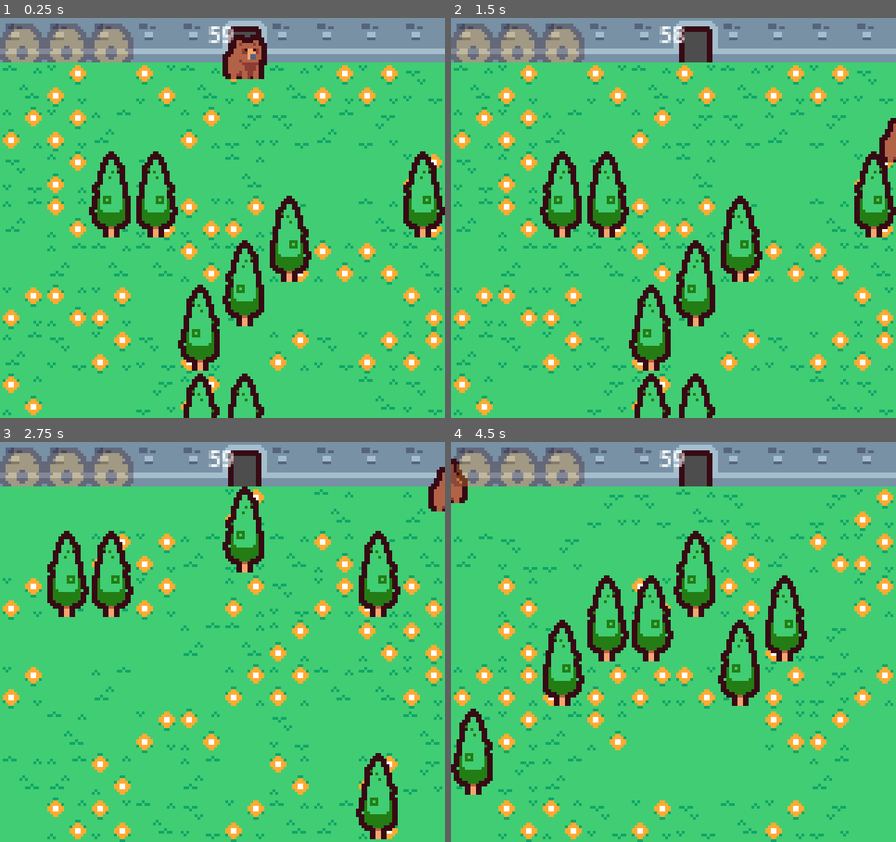
Above: before the commit, frames 1-4 (two rows, left to right).
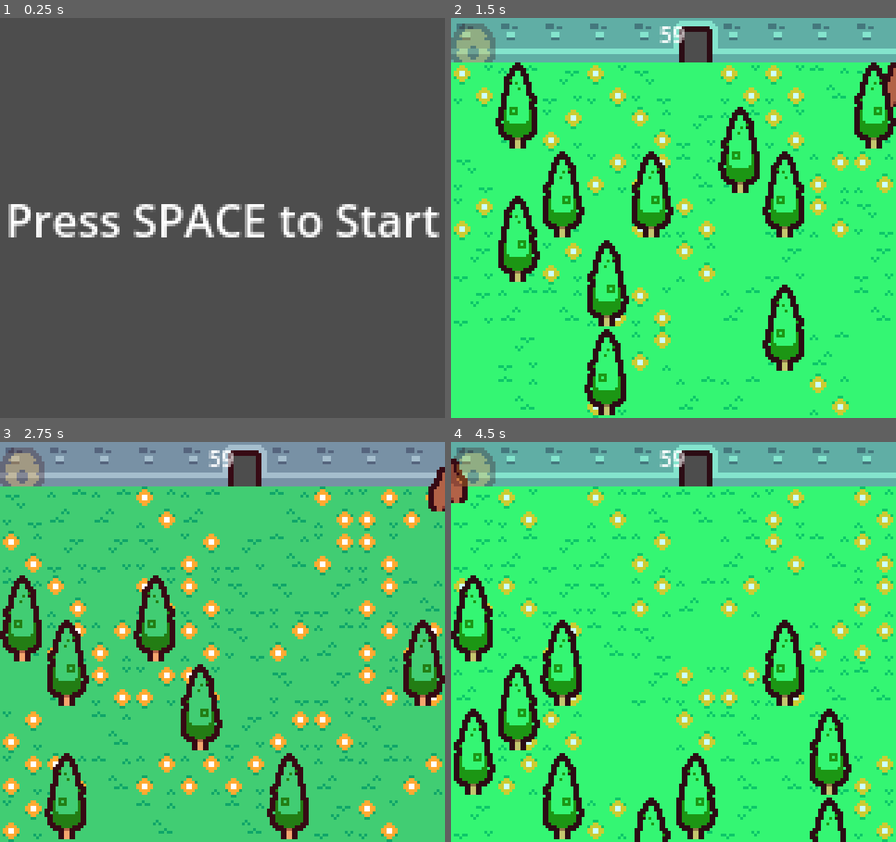
Above: after the commit, the same moments.

Repository: QuantumDamage/Seasonal-Consequences
Game: Godot game, scene res://scenes/MainMenu.tscn
Two runs of this game, one before a commit and one after it. Both use one fixed random seed, a clock stepped at 60 frames per second and the inputs below. Before the commit the project starts from res://scenes/Main.tscn.
Inputs:
- Up to frame 1 (0.25 s): no input
- Up to frame 2 (1.5 s): tap Space (ui_select) at 0.5, 0.6, 0.77, 1.07 s; hold Right (ui_right) 0.53-1.28 s; hold Down (ui_down) from 1.28 s (still down); tap U (pora_roku) at 1.35 s
- Up to frame 3 (2.75 s): tap Space (ui_select) at 1.52, 1.55, 1.82, 2.1 s; tap E (restart) at 2 s; release Down (ui_down) at 2.03 s; hold Right (ui_right) from 2.03 s (still down)
- Up to frame 4 (4.5 s): release Right (ui_right) at 2.78 s; hold Up (ui_up) 2.78-3.53 s; tap U (pora_roku) at 2.85, 4.35 s; tap Space (ui_select) at 3.02, 3.05, 3.32, 3.6, 3.77, 4.07 s; tap E (restart) at 3.5 s; hold Left (ui_left) from 3.53 s (still down)

The runs differ from the first frame. In frame 1, 100% of the frame differs, in the area x 0-100%, y 0-100%; in frame 2, 98%; in frame 3, 27%; in frame 4, 97%.

Commit message:
seems to be working

Diff:
--- a/project.godot
+++ b/project.godot
@@ -11,7 +11,7 @@
 [application]
 
 config/name="Seasonal-Consequences"
-run/main_scene="res://scenes/Main.tscn"
+run/main_scene="res://scenes/MainMenu.tscn"
 config/features=PackedStringArray("4.2", "GL Compatibility")
 config/icon="res://icon.svg"
 
--- /dev/null
+++ b/scenes/CollectablesDisplayManager.tscn
@@ -0,0 +1,6 @@
+[gd_scene load_steps=2 format=3 uid="uid://c8q2p7pu2c8bm"]
+
+[ext_resource type="Script" path="res://scripts/CollectablesDisplayManager.gd" id="1_76mk6"]
+
+[node name="CollectablesDisplayManager" type="Node2D"]
+script = ExtResource("1_76mk6")
--- /dev/null
+++ b/scenes/EndGame.tscn
@@ -0,0 +1,35 @@
+[gd_scene load_steps=2 format=3 uid="uid://ob0473g3n6tm"]
+
+[ext_resource type="Script" path="res://scripts/EndGame.gd" id="1_coh27"]
+
+[node name="EndGame" type="Node2D"]
+script = ExtResource("1_coh27")
+
+[node name="CanvasLayer" type="CanvasLayer" parent="."]
+
+[node name="Label" type="Label" parent="CanvasLayer"]
+anchors_preset = 8
+anchor_left = 0.5
+anchor_top = 0.5
+anchor_right = 0.5
+anchor_bottom = 0.5
+offset_left = -80.0
+offset_top = -31.0
+offset_right = 76.0
+offset_bottom = -8.0
+grow_horizontal = 2
+grow_vertical = 2
+text = "Thank You!
+Your score was:"
+horizontal_alignment = 1
+vertical_alignment = 1
+
+[node name="Label2" type="Label" parent="CanvasLayer"]
+anchors_preset = 10
+anchor_right = 1.0
+offset_top = 90.0
+offset_bottom = 113.0
+grow_horizontal = 2
+text = "0"
+horizontal_alignment = 1
+vertical_alignment = 1
--- a/scenes/Main.tscn
+++ b/scenes/Main.tscn
@@ -10,7 +10,8 @@
 [ext_resource type="PackedScene" uid="uid://blcavevd3ec8i" path="res://scenes/Wall.tscn" id="6_rn1i6"]
 [ext_resource type="Script" path="res://scripts/WorldTileMap.gd" id="7_0hok2"]
 [ext_resource type="Script" path="res://scripts/BackgroundMusic.gd" id="9_lk64l"]
-[ext_resource type="Script" path="res://scripts/CollectablesDisplayManager.gd" id="11_68jkx"]
+[ext_resource type="PackedScene" uid="uid://butkbjv3nm83d" path="res://scenes/Score.tscn" id="9_o7cn6"]
+[ext_resource type="PackedScene" uid="uid://c8q2p7pu2c8bm" path="res://scenes/CollectablesDisplayManager.tscn" id="12_kg0i1"]
 
 [sub_resource type="TileSetAtlasSource" id="TileSetAtlasSource_6nu7n"]
 texture = ExtResource("1_g0yv5")
@@ -1849,6 +1850,8 @@
 [node name="Bear" parent="." instance=ExtResource("1_yn174")]
 position = Vector2(88, 8)
 
+[node name="Score" parent="Bear" instance=ExtResource("9_o7cn6")]
+
 [node name="Wall" parent="." instance=ExtResource("6_rn1i6")]
 position = Vector2(-24, 0)
 
@@ -1882,5 +1885,4 @@
 [node name="BackgroundMusic" type="AudioStreamPlayer" parent="."]
 script = ExtResource("9_lk64l")
 
-[node name="CollectablesDisplayManager" type="Node2D" parent="."]
-script = ExtResource("11_68jkx")
+[node name="CollectablesDisplayManager" parent="." instance=ExtResource("12_kg0i1")]
--- /dev/null
+++ b/scenes/MainMenu.tscn
@@ -0,0 +1,22 @@
+[gd_scene load_steps=2 format=3 uid="uid://cyismk14eq823"]
+
+[ext_resource type="Script" path="res://scripts/MainMenu.gd" id="1_v435r"]
+
+[node name="MainMenu" type="Node2D"]
+script = ExtResource("1_v435r")
+
+[node name="CanvasLayer" type="CanvasLayer" parent="."]
+
+[node name="Label" type="Label" parent="CanvasLayer"]
+anchors_preset = 8
+anchor_left = 0.5
+anchor_top = 0.5
+anchor_right = 0.5
+anchor_bottom = 0.5
+offset_left = -78.0
+offset_top = -11.5
+offset_right = 78.0
+offset_bottom = 11.5
+grow_horizontal = 2
+grow_vertical = 2
+text = "Press SPACE to Start"
--- /dev/null
+++ b/scenes/Score.tscn
@@ -0,0 +1,135 @@
+[gd_scene load_steps=6 format=3 uid="uid://butkbjv3nm83d"]
+
+[ext_resource type="Script" path="res://scenes/ScoreLabels.gd" id="1_77sdx"]
+
+[sub_resource type="LabelSettings" id="LabelSettings_xyxy0"]
+font_size = 8
+
+[sub_resource type="LabelSettings" id="LabelSettings_b821r"]
+font_size = 8
+
+[sub_resource type="LabelSettings" id="LabelSettings_h3p32"]
+font_size = 8
+
+[sub_resource type="LabelSettings" id="LabelSettings_f254e"]
+font_size = 8
+
+[node name="Score" type="Node2D"]
+
+[node name="CanvasLayer" type="CanvasLayer" parent="."]
+script = ExtResource("1_77sdx")
+
+[node name="Spring" type="Label" parent="CanvasLayer"]
+visible = false
+anchors_preset = -1
+anchor_bottom = -0.0347222
+offset_top = 9.0
+offset_right = 160.0
+offset_bottom = 26.0
+text = "Spring:"
+label_settings = SubResource("LabelSettings_xyxy0")
+horizontal_alignment = 1
+metadata/_edit_use_anchors_ = true
+
+[node name="SpringScore" type="Label" parent="CanvasLayer"]
+visible = false
+anchors_preset = -1
+anchor_right = 1.0
+anchor_bottom = -0.0347222
+offset_top = 21.0
+offset_bottom = 38.0
+grow_horizontal = 2
+text = "0	"
+label_settings = SubResource("LabelSettings_b821r")
+horizontal_alignment = 1
+metadata/_edit_use_anchors_ = true
+
+[node name="Summer" type="Label" parent="CanvasLayer"]
+visible = false
+anchors_preset = -1
+anchor_right = 1.0
+anchor_bottom = -0.0347222
+offset_top = 33.0
+offset_bottom = 50.0
+grow_horizontal = 2
+text = "Summer:
+"
+label_settings = SubResource("LabelSettings_h3p32")
+horizontal_alignment = 1
+metadata/_edit_use_anchors_ = true
+
+[node name="SummerScore" type="Label" parent="CanvasLayer"]
+visible = false
+anchors_preset = -1
+anchor_right = 1.0
+anchor_bottom = -0.0347222
+offset_top = 45.0
+offset_bottom = 62.0
+grow_horizontal = 2
+text = "0	"
+label_settings = SubResource("LabelSettings_f254e")
+horizontal_alignment = 1
+metadata/_edit_use_anchors_ = true
+
+[node name="Autumn" type="Label" parent="CanvasLayer"]
+visible = false
+anchors_preset = -1
+anchor_right = 1.0
+anchor_bottom = -0.0347222
+offset_top = 57.0
+offset_bottom = 74.0
+grow_horizontal = 2
+text = "Autumn:"
+label_settings = SubResource("LabelSettings_f254e")
+horizontal_alignment = 1
+metadata/_edit_use_anchors_ = true
+
+[node name="AutumnScore" type="Label" parent="CanvasLayer"]
+visible = false
+anchors_preset = -1
+anchor_right = 1.0
+anchor_bottom = -0.0347222
+offset_top = 69.0
+offset_bottom = 86.0
+grow_horizontal = 2
+text = "0	"
+label_settings = SubResource("LabelSettings_f254e")
+horizontal_alignment = 1
+metadata/_edit_use_anchors_ = true
+
+[node name="Total" type="Label" parent="CanvasLayer"]
+visible = false
+anchors_preset = -1
+anchor_right = 1.0
+anchor_bottom = -0.0347222
+offset_top = 81.0
+offset_bottom = 98.0
+grow_horizontal = 2
+text = "Total:"
+label_settings = SubResource("LabelSettings_f254e")
+horizontal_alignment = 1
+metadata/_edit_use_anchors_ = true
+
+[node name="TotalScore" type="Label" parent="CanvasLayer"]
+visible = false
+anchors_preset = -1
+anchor_right = 1.0
+anchor_bottom = -0.0347222
+offset_top = 93.0
+offset_bottom = 110.0
+grow_horizontal = 2
+text = "0"
+label_settings = SubResource("LabelSettings_f254e")
+horizontal_alignment = 1
+metadata/_edit_use_anchors_ = true
+
+[node name="Space" type="Label" parent="CanvasLayer"]
+anchors_preset = -1
+anchor_right = 1.0
+anchor_bottom = -0.0347222
+offset_top = 125.0
+offset_bottom = 142.0
+grow_horizontal = 2
+text = "SPACE"
+horizontal_alignment = 1
+metadata/_edit_use_anchors_ = true
--- /dev/null
+++ b/scenes/ScoreLabels.gd
@@ -0,0 +1,4 @@
+extends CanvasLayer
+
+func update_score(label, value):
+	self.get_node(label).text = str(value)
--- a/scripts/BackgroundMusic.gd
+++ b/scripts/BackgroundMusic.gd
@@ -1,8 +1,17 @@
 extends AudioStreamPlayer
+var path
 
-func _ready():
+func start_music(season):
 	# Ładowanie pliku audio
-	var music = load("res://assets/fsm-team-escp-early-bird.mp3")
+	if season == 0:
+		path = "res://assets/fsm-team-escp-early-bird.mp3"
+	elif season == 1:
+		path = "res://assets/surf-house-productions-endless-summer.mp3"
+	elif season == 2:
+		path = "res://assets/vlad-gluschenko-autumn-walk.mp3"
+	else:
+		path = "res://assets/alex-productions-winter-spa.mp3"
+	var music = load(path)
 	if music:
 		self.stream = music
 		self.autoplay = true
--- a/scripts/CollectablesDisplayManager.gd
+++ b/scripts/CollectablesDisplayManager.gd
@@ -9,6 +9,8 @@
 var beehive_texture = preload("res://assets/town_packed_converted.png")
 
 func initialize(n: int):
+	#collected_beehives = 0
+	#beehive_slots = []
 	BEEHIVE_SLOTS = n
 	for i in range(BEEHIVE_SLOTS):
 		var slot = Sprite2D.new()
--- /dev/null
+++ b/scripts/EndGame.gd
@@ -0,0 +1,16 @@
+extends Node2D
+
+func _process(delta):
+	if Input.is_action_just_pressed("ui_select"):
+		get_tree().quit()
+
+
+var score = 0
+
+func _ready():
+	$CanvasLayer/Label2.text = str(score)
+
+func set_score(new_score):
+	score = new_score
+	if $CanvasLayer/Label2:
+		$CanvasLayer/Label2.text = str(score)
--- a/scripts/Main.gd
+++ b/scripts/Main.gd
@@ -5,7 +5,9 @@
 @onready var hunter_container = $HunterContainer
 @onready var beehive_container = $Beehivecontainer
 @onready var fish_container = $FishContainer
-
+@onready var music_player = $BackgroundMusic
+
+@onready var score_scene = $Bear/Score/CanvasLayer
 var bee_scene = preload("res://scenes/Bee.tscn")
 var hunter_scene = preload("res://scenes/Hunter.tscn")
 var beehive_scene = preload("res://scenes/Beehive.tscn")
@@ -15,42 +17,84 @@
 const BEE_CHANCE = 0.005
 const TREE_CHANCE = 0.1
 
+var game_over = false
+var paused = false
 var current_season = 0  # 0: Spring, 1: Summer, 2: Autumn, 3: Winter
 var seasons = ["spring", "summer", "autumn", "winter"]
 var season_duration = 60  # 1 minutes per season
 var season_time = 0
 var bear_energy = 100
 var collected_food = 0
-var current_score = 0
+var current_score = INF
 @onready var hud = $"Bear/HUD"
+@onready var beehive_display = $CollectablesDisplayManager
+
+var scores = {
+	0: 0,
+	1: 0,
+	2: 0,
+}
 
 var season_requirements = {
-	"spring" : {"beehive": 3, "fish": 2},
-	"summer" : {"beehive": 4, "fish": 3},
-	"autumn" : {"beehive": 5, "fish": 4}
+	"spring" : {"beehive": 1, "fish": 2},
+	"summer" : {"beehive": 2, "fish": 3},
+	"autumn" : {"beehive": 3, "fish": 4},
+	#"winter" : {"beehive": 0, "fish": 0},
+	#"spring" : {"beehive": 3, "fish": 2},
+	#"summer" : {"beehive": 4, "fish": 3},
+	#"autumn" : {"beehive": 5, "fish": 4}
 } # for now, enemies will be in the same numbers as collectables
 const BEEHIVE_CHANCE = 0.02
 const FISH_CHANCE = 0.02
-
-var beehive_display
+var CollectablesDisplayManager = preload("res://scenes/CollectablesDisplayManager.tscn")
+
+func start_season(season):
+	tile_map.change_season(season)
+	spawn_display(season)
+	spawn_enemies(season)
+	spawn_collecables(season)
+	if season == 3:
+		bear.position = tile_map.map_to_local(Vector2(5, 99))
+		game_over = true
+	music_player.start_music(season)
+
+func spawn_display(season):
+	# Usuń istniejący display, jeśli istnieje
+	if beehive_display:
+		beehive_display.queue_free()
+	# Stwórz nowy display
+	if season == 3:
+		return
+	beehive_display = CollectablesDisplayManager.instantiate()
+	# Ustaw pozycję (dostosuj według potrzeb)
+	beehive_display.position = Vector2(0, 0)
+	# Dodaj do sceny
+	add_child(beehive_display)
+	# Inicjalizuj z odpowiednią liczbą uli dla danego sezonu
+	var how_much_beehive = season_requirements[seasons[season]]["beehive"]
+	beehive_display.initialize(how_much_beehive)
+	# Opcjonalnie: wymusz aktualizację wyświetlania
+	#beehive_display.update()
 
 func _ready():
-	beehive_display = $CollectablesDisplayManager
-	beehive_display.position = Vector2(0, 0)  # Dostosuj pozycję
-	add_child(beehive_display)
-	beehive_display.initialize(3)  # Inicjalizacja z 3 slotami (lub inną liczbą)
-
+	score_scene.hide()
 	spawn_initial_objects()
-	spawn_enemies(0)
-	spawn_collecables(0)
+	start_season(0)
 	bear.connect("game_over", Callable(self, "_on_game_over"))
 	$DropPlace.connect("body_entered", Callable(self, "_on_drop_place_entered"))
 
 func _on_drop_place_entered(body):
 	if body.is_in_group("bear"):
+		if game_over:
+			var end_game_scene = load("res://scenes/EndGame.tscn").instantiate()
+			var score = scores[0] + scores[1] + scores[2]
+			end_game_scene.set_score(score)  # Zakładając, że masz zmienną 'score'
+			get_tree().root.add_child(end_game_scene)
+			get_tree().current_scene.queue_free()
 		if body.has_collectable == true:
 			beehive_display.add_beehive()
-		bear.drop_stuff()
+			collected_food += 1
+			bear.drop_stuff()
 
 
 
@@ -58,13 +102,57 @@
 func _on_game_over():
 	pass
 
+func show_score():
+	var sum = scores[0] + scores[1] + scores [2]
+	if scores[0] != 0:
+		score_scene.get_node("Spring").show()
+		score_scene.get_node("SpringScore").show()
+		score_scene.update_score("SpringScore", scores[0])
+	if scores[1] != 0:
+		score_scene.get_node("Summer").show()
+		score_scene.get_node("SummerScore").show()
+		score_scene.update_score("SummerScore", scores[1])
+	if scores[2] != 0:
+		score_scene.get_node("Autumn").show()
+		score_scene.get_node("AutumnScore").show()
+		score_scene.update_score("AutumnScore", scores[2])
+	if sum != 0:
+		score_scene.get_node("Total").show()
+		score_scene.get_node("TotalScore").show()
+		score_scene.update_score("TotalScore", sum)
+	score_scene.show()
+
 func _process(delta):
-	season_time += delta
-	current_score = season_duration - season_time
-	hud.update_timer(current_score)
+	if game_over:
+		var sum = scores[0] + scores[1] + scores [2]
+		hud.update_timer(sum)
+	else:
+		season_time += delta
+		if current_score > 0:
+			current_score = season_duration - season_time
+			hud.update_timer(current_score)
 
 	if Input.is_action_just_pressed("restart"):
 		get_tree().reload_current_scene()
+
+	if not game_over:
+		if collected_food == season_requirements[seasons[current_season]]["beehive"]:
+			scores[current_season] = int(current_score)
+			collected_food = 0
+			hud.hide()
+			show_score()
+			paused = true
+			Engine.time_scale = 0
+
+	if Input.is_action_just_pressed("ui_select") and paused:
+		current_season += 1
+		season_time = 0
+		score_scene.hide()
+		start_season(0)
+		start_season(current_season)
+		hud.show()
+		paused = false
+		Engine.time_scale = 1
 
 func get_random_transform(horizontal_only=false) -> int:
 	var transforms
@@ -97,7 +185,7 @@
 	while regenerate:
 		current_ponds = 0
 		tile_map.clear_layer(1)
-		clear_enemies()
+		#clear_enemies()
 		for x in range(10):
 			for y in range(1,100):
 				# Generowanie trawy
@@ -111,29 +199,57 @@
 						current_ponds += 1
 						if current_ponds >= ponds_needed:
 							regenerate = false
-					elif randf() < HUNTER_CHANCE and is_space_free(x,y):
-						spawn_hunter(x,y)
-					elif randf() < BEE_CHANCE and is_space_free(x, y):
-						spawn_bee(x, y)
+					#elif randf() < HUNTER_CHANCE and is_space_free(x,y):
+						#spawn_hunter(x,y)
+					#elif randf() < BEE_CHANCE and is_space_free(x, y):
+						#spawn_bee(x, y)
 					elif randf() < TREE_CHANCE and is_space_for_tree(x, y):
 						spawn_tree(x, y)
 				elif y>1:
-					if randf() < BEE_CHANCE and is_space_free(x, y):
-						spawn_bee(x, y)
-					elif randf() < TREE_CHANCE and is_space_for_tree(x, y):
+					#if randf() < BEE_CHANCE and is_space_free(x, y):
+						#spawn_bee(x, y)
+					if randf() < TREE_CHANCE and is_space_for_tree(x, y):
 						spawn_tree(x, y)
 			spawn_tree(x, 100)
 
 func spawn_enemies(season):
-	pass
+	if season == 3:
+		clear_enemies()
+		return
+	var how_much_bee = season_requirements[seasons[season]]["beehive"]
+	var how_much_hunter = season_requirements[seasons[season]]["fish"]
+	var current_bee = 0
+	var current_hunter = 0
+	var regenerate = true
+	while regenerate:
+		clear_enemies()
+		current_bee = 0
+		current_hunter = 0
+		for x in range(10):
+			for y in range(1,100):
+				if regenerate and randf() < HUNTER_CHANCE and is_space_free(x, y):
+					if current_hunter < how_much_hunter:
+						spawn_hunter(x, y)
+						current_hunter += 1
+						print("spawned hunter: ", current_hunter)
+				elif regenerate and randf() < BEE_CHANCE and is_space_free(x, y):
+					if current_bee < how_much_bee:
+						spawn_bee(x, y)
+						current_bee += 1
+				if (current_hunter == how_much_hunter) and (current_bee == how_much_bee):
+					regenerate = false
 
 func spawn_collecables(season):
+	if season == 3:
+		clear_collecables()
+		return
 	var how_much_beehive = season_requirements[seasons[season]]["beehive"]
 	var current_beehive = 0
 	var how_much_fish = season_requirements[seasons[season]]["fish"]
 	var regenerate = true
 	while regenerate:
 		clear_collecables()
+		current_beehive = 0
 		for x in range(10):
 			for y in range(1,100):
 				if regenerate and randf() < BEEHIVE_CHANCE and is_space_free(x, y):
--- /dev/null
+++ b/scripts/MainMenu.gd
@@ -0,0 +1,5 @@
+extends Node2D
+
+func _process(delta):
+	if Input.is_action_just_pressed("ui_select"):
+		get_tree().change_scene_to_file("res://scenes/Main.tscn")
--- a/scripts/WorldTileMap.gd
+++ b/scripts/WorldTileMap.gd
@@ -1,6 +1,6 @@
 extends TileMap
 var seasons = 0
-var current_season = 0.0  # 0: wiosna, 1: lato, 2: jesień, 3: zima
+var current_season = 0  # 0: wiosna, 1: lato, 2: jesień, 3: zima
 
 func _ready():
 	material.set_shader_parameter("season", current_season)
--- a/shaders/SeasonalShaderMaterial.gdshader
+++ b/shaders/SeasonalShaderMaterial.gdshader
@@ -1,17 +1,17 @@
 shader_type canvas_item;
 
-uniform float season : hint_range(0, 3); // 0: wiosna, 1: lato, 2: jesień, 3: zima
+uniform int season : hint_range(0, 3); // 0: wiosna, 1: lato, 2: jesień, 3: zima
 
 void fragment() {
     vec4 tex_color = texture(TEXTURE, UV);
 
     // Modyfikacje kolorów dla każdej pory roku
-    if (season < 1.1) { // Wiosna
+    if (season == 0) { // Wiosna
         // Możesz zostawić oryginalny kolor
-    } else if (season < 2.1) { // Lato
+    } else if (season == 1) { // Lato
         tex_color.r *= 0.8; // Zmniejsz czerwony dla ciemniejszej zieleni
         tex_color.g *= 1.2; // Zwiększ zielony
-    } else if (season < 3.1) { // Jesień
+    } else if (season == 2) { // Jesień
         tex_color.r *= 1.2; // Zwiększ czerwony
         tex_color.g *= 0.8; // Zmniejsz zielony
     } else { // Zima
Not shown, added: assets/alex-productions-winter-spa.mp3.import
Not shown, added: assets/surf-house-productions-endless-summer.mp3.import
Not shown, added: assets/vlad-gluschenko-autumn-walk.mp3.import
Not shown: 1 places in scenes/Main.tscn that only renumber resources
Not shown, added: assets/alex-productions-winter-spa.mp3
Not shown, added: assets/surf-house-productions-endless-summer.mp3
Not shown, added: assets/vlad-gluschenko-autumn-walk.mp3
